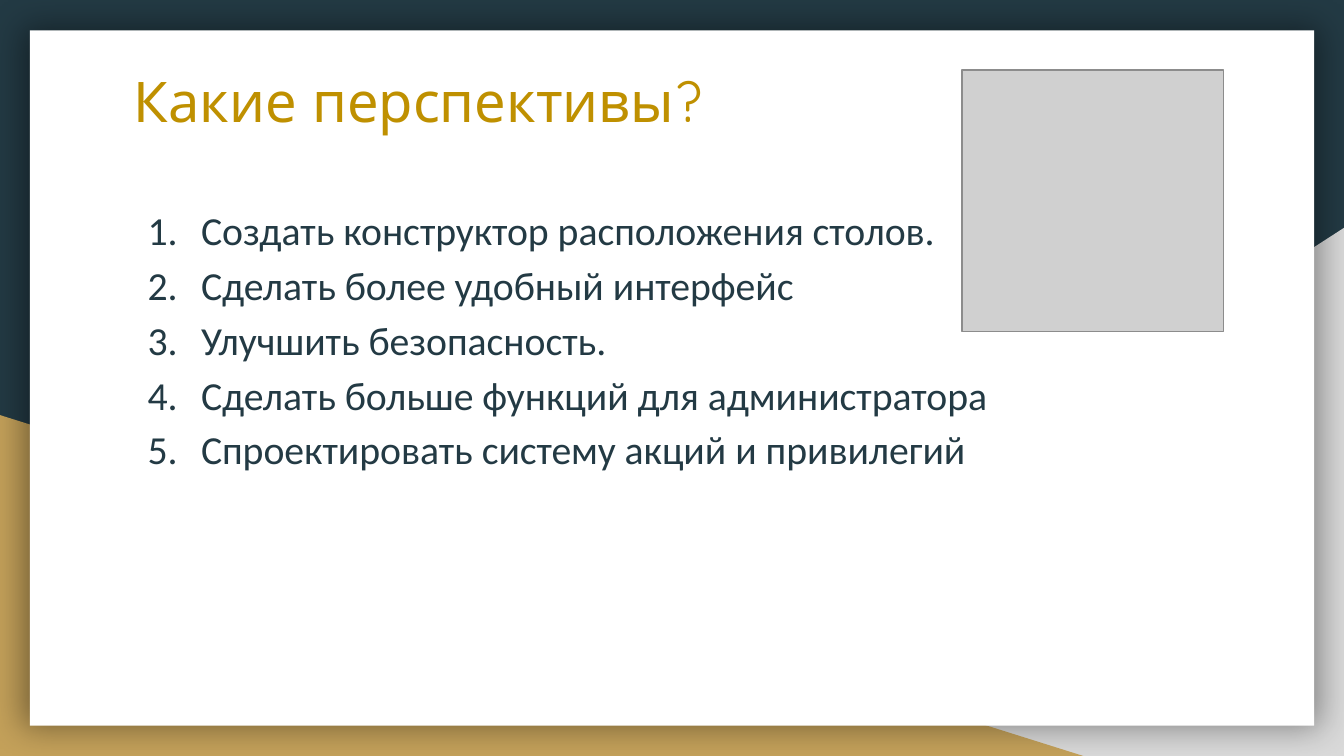
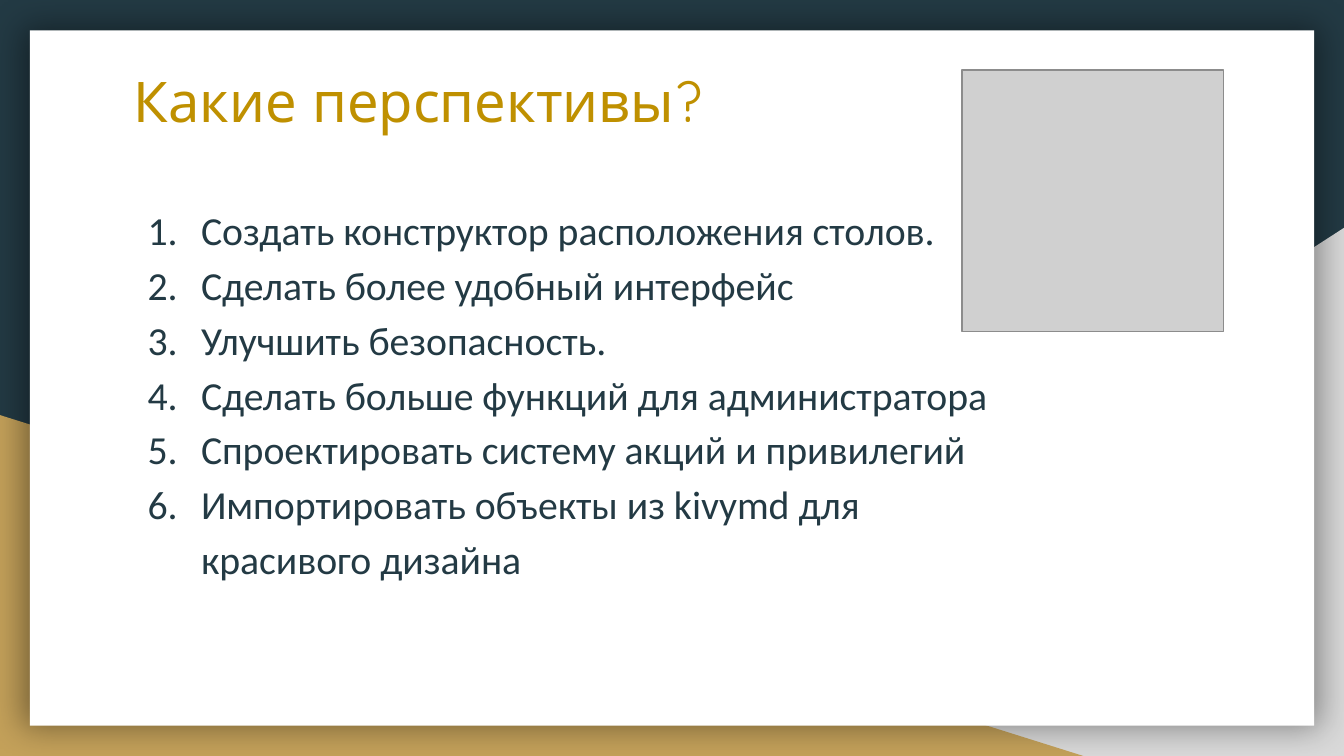
Before and after one commit to BestBotsInDaWorld/dining-room, a slide deck: slide 11 of Presentation.pptx (slide 9 before the commit). Drawn at 1344x756 pixels with LibreOffice and Linux fonts; fonts in the diff are those of the drawing; grey boxes stand for pictures. Boxes give left, top, right and bottom in pixels: in the first picture for what was removed or moved away, otherwise in the second. Text is boxed around its words. In the diff, an @@ line names an element or a change of style, - is before the commit and + after.

```diff
--- a/Presentation.pptx
+++ b/Presentation.pptx
@@ text at (x1=201, y1=491, x2=860, y2=581): paragraph added @@
+6. Импортировать объекты из kivymd для красивого дизайна
```
Also in this commit, not shown: 2 slides added.
